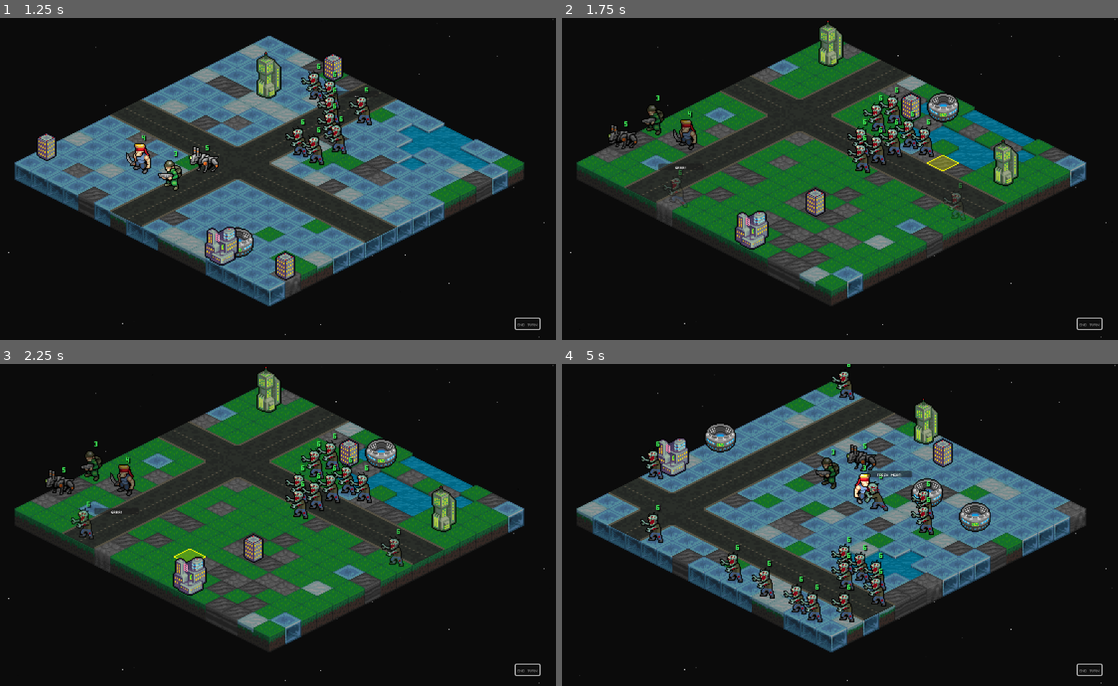
Above: before the commit, frames 1-4 (two rows, left to right).
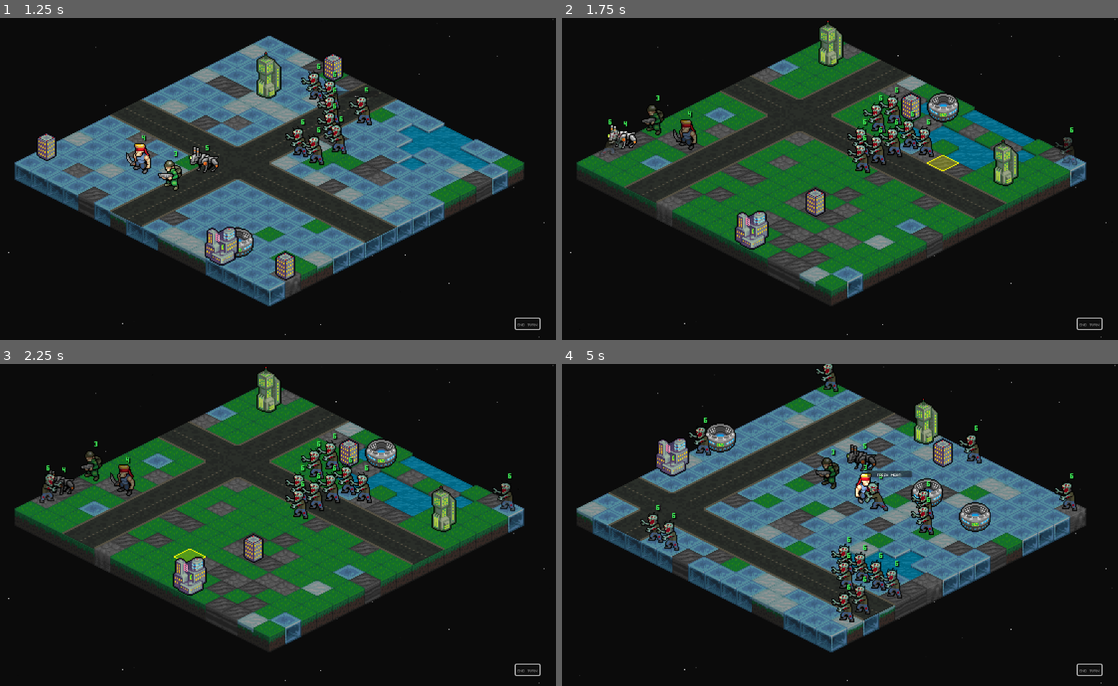
Above: after the commit, the same moments.

Repository: Tekknobot/MEKIII
Game: Godot game, scene res://scenes/Game.tscn
Same seed, same stepped clock (60 frames per second), same inputs: the game is played once before the commit and once after it.
Inputs (mouse positions are in pixels of both pictures, inside the frame that each line leads up to):
- Up to frame 1 (1.25 s): click "End Turn" at 0.5 s
- Up to frame 2 (1.75 s): tap Enter at 1.25 s; move the mouse to (956, 162) at 1.27 s; tap R at 1.35 s; click (956, 162) at 1.42 s; tap Space (ui_select) at 1.52 s
- Up to frame 3 (2.25 s): drag from (155, 541) to (239, 589) at 2.02 s
- Up to frame 4 (5 s): click "End Turn" at 2.75 s; move the mouse to (890, 454) at 3.52 s; tap R at 3.6 s; click (890, 454) at 3.67 s; click "End Turn" at 4.25 s

Frame 1 is identical in both runs. In frame 2, 0.6% of the frame differs, in the area x 6-93%, y 31-63%; in frame 3, 0.8%; in frame 4, 2.8%, in the area x 14-93%, y 0-81%.

Commit message:
No road requirement for spawning edge zombies.

Diff:
--- a/scripts/map_controller.gd
+++ b/scripts/map_controller.gd
@@ -3100,80 +3100,94 @@
 			return false
 	return true
 
+func _edge_spawn_ok(c: Vector2i, structure_blocked: Dictionary) -> bool:
+	if not _is_walkable(c):
+		return false
+	if structure_blocked.has(c):
+		return false
+	if units_by_cell.has(c):
+		return false
+	return true
+
 func spawn_edge_road_zombie() -> void:
-	if enemy_zombie_scene == null:
-		return
-	if units_root == null or terrain == null or grid == null:
-		return
-
-	# If you track structure blockers, use them too
+	if enemy_zombie_scene == null or units_root == null or terrain == null or grid == null:
+		return
+
 	var structure_blocked: Dictionary = {}
 	if game_ref != null and "structure_blocked" in game_ref:
 		structure_blocked = game_ref.structure_blocked
 
-	# 1) Use the whole map bounds from grid (more reliable than get_used_cells)
-	var min_x := 0
-	var min_y := 0
-	var max_x := int(grid.w) - 1
-	var max_y := int(grid.h) - 1
-	if max_x < 0 or max_y < 0:
-		return
-
-	# 2) Collect all EDGE road tiles that are walkable + free
-	var road_cells: Array[Vector2i] = []
-
-	for x in range(min_x, max_x + 1):
-		for y in range(min_y, max_y + 1):
-			# edge only
-			if x != min_x and x != max_x and y != min_y and y != max_y:
-				continue
-
-			var c := Vector2i(x, y)
-
-			# must be walkable terrain (not water)
-			if not _is_walkable(c):
-				continue
-
-			# must be a road tile (your own logic)
-			if not _is_road_tile(c):
-				continue
-
-			# structures block spawns too
-			if structure_blocked.has(c):
-				continue
-
-			# must be empty
-			if units_by_cell.has(c):
-				continue
-
-			road_cells.append(c)
-
-	if road_cells.is_empty():
-		return
-
-	# 3) Pick a random edge-road cell
-	var spawn_cell = road_cells.pick_random()
-
-	# 4) Instantiate zombie (spawn invisible)
+	var w := int(grid.w)
+	var h := int(grid.h)
+	if w <= 0 or h <= 0:
+		return
+
+	# -----------------------------------------
+	# 1) Search rings from edge -> inward
+	# -----------------------------------------
+	var best_cell := Vector2i(-1, -1)
+	var max_inset := int(min(w, h) / 2)
+
+	for inset in range(max_inset + 1):
+		var min_x := inset
+		var min_y := inset
+		var max_x := (w - 1) - inset
+		var max_y := (h - 1) - inset
+
+		if min_x > max_x or min_y > max_y:
+			break
+
+		var ring: Array[Vector2i] = []
+
+		# Top + Bottom rows
+		for x in range(min_x, max_x + 1):
+			ring.append(Vector2i(x, min_y))
+			if max_y != min_y:
+				ring.append(Vector2i(x, max_y))
+
+		# Left + Right cols (excluding corners already added)
+		for y in range(min_y + 1, max_y):
+			ring.append(Vector2i(min_x, y))
+			if max_x != min_x:
+				ring.append(Vector2i(max_x, y))
+
+		var valid: Array[Vector2i] = []
+		for c in ring:
+			if _edge_spawn_ok(c, structure_blocked):
+				valid.append(c)
+
+		if not valid.is_empty():
+			best_cell = valid.pick_random()
+			break
+
+	if best_cell.x < 0:
+		return
+
+	# -----------------------------------------
+	# 2) Spawn + fade in (fade the render node)
+	# -----------------------------------------
 	var z := enemy_zombie_scene.instantiate() as Unit
 	if z == null:
 		return
-
-	z.modulate = Color(1, 1, 1, 0.0)
 
 	units_root.add_child(z)
 	z.team = Unit.Team.ENEMY
 	z.hp = z.max_hp
 
-	z.set_cell(spawn_cell, terrain)
-	units_by_cell[spawn_cell] = z
+	z.set_cell(best_cell, terrain)
+	units_by_cell[best_cell] = z
 	_set_unit_depth_from_world(z, z.global_position)
 
-	# 5) Fade in
-	var tw := create_tween()
-	tw.set_trans(Tween.TRANS_SINE)
-	tw.set_ease(Tween.EASE_OUT)
-	tw.tween_property(z, "modulate:a", 1.0, enemy_fade_time)
+	var ci := _get_unit_render_node(z)
+	if ci != null and is_instance_valid(ci):
+		var m := ci.modulate
+		m.a = 0.0
+		ci.modulate = m
+
+		var tw := create_tween()
+		tw.set_trans(Tween.TRANS_SINE)
+		tw.set_ease(Tween.EASE_OUT)
+		tw.tween_property(ci, "modulate:a", 1.0, enemy_fade_time)
 
 func _is_road_tile(cell: Vector2i) -> bool:
 	# Roads are tracked logically in Game.gd (terrain cell coverage).
